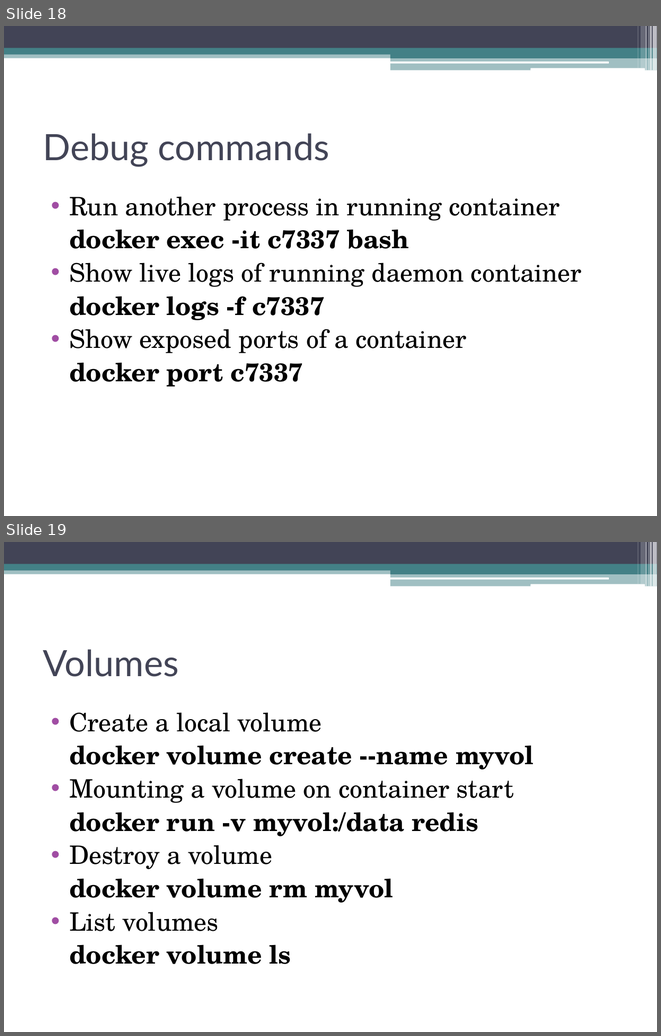
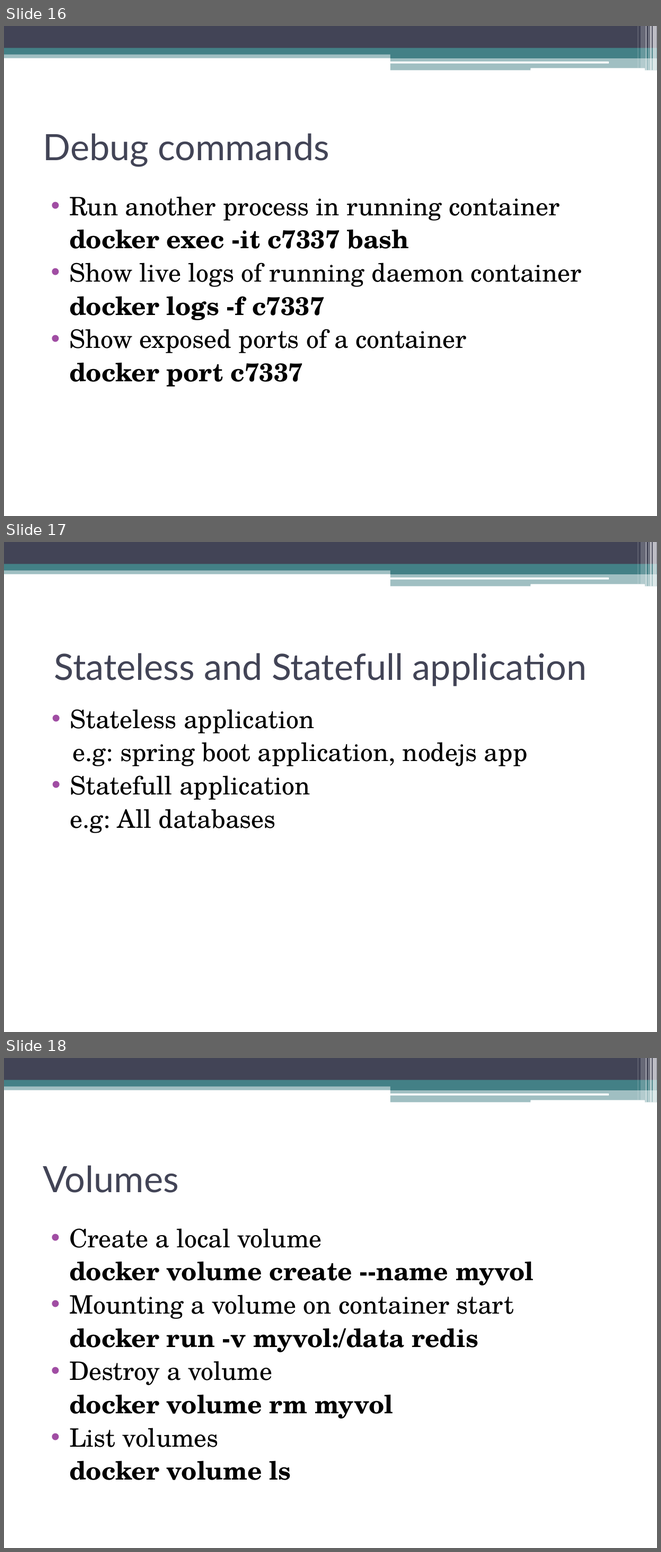
Before and after one commit to venkateshmadala/DevOpsTraining, a slide deck: Docker.pptx. Shown one above the other, each under a label of ours: slides 18 and 19 before the commit, slides 16, 17 and 18 after it. The pictures are 661x1036 and 661x1552 pixels, drawn with LibreOffice and Linux fonts; fonts in the diff are those of the drawing. Boxes give left, top, right and bottom in pixels: in the first picture for what was removed or moved away, otherwise in the second. Text is boxed around its words. In the diff, an @@ line names an element or a change of style, - is before the commit and + after.

```diff
--- a/Docker.pptx
+++ b/Docker.pptx
@@ slide 17 added at (x1=4, y1=542, x2=657, y2=1032), background #FFFFFF; not listed: 13 template elements that a slide beside it also shows @@
@@ title added at (x1=54, y1=653, x2=586, y2=686), 40 pt, text #424456 @@
+Stateless and Statefull application
@@ text added at (x1=70, y1=709, x2=528, y2=833), 28 pt, text #000000 @@
+• Stateless application
+e.g: spring boot application, nodejs app
+• Statefull application
+e.g: All databases
@@ what was slide 18 is now slide 16 @@
@@ what was slide 19 is now slide 18 @@
```
Also in this commit, not shown: 1 slide changed, 4 other slides added, 4 other files.
